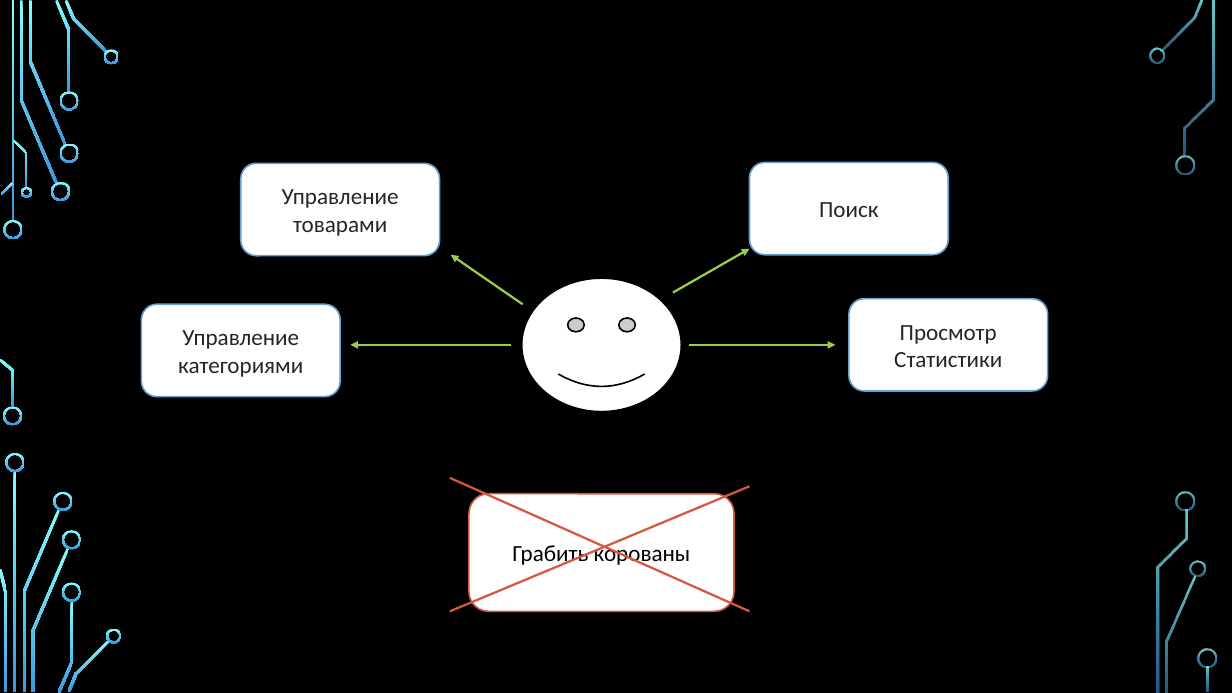
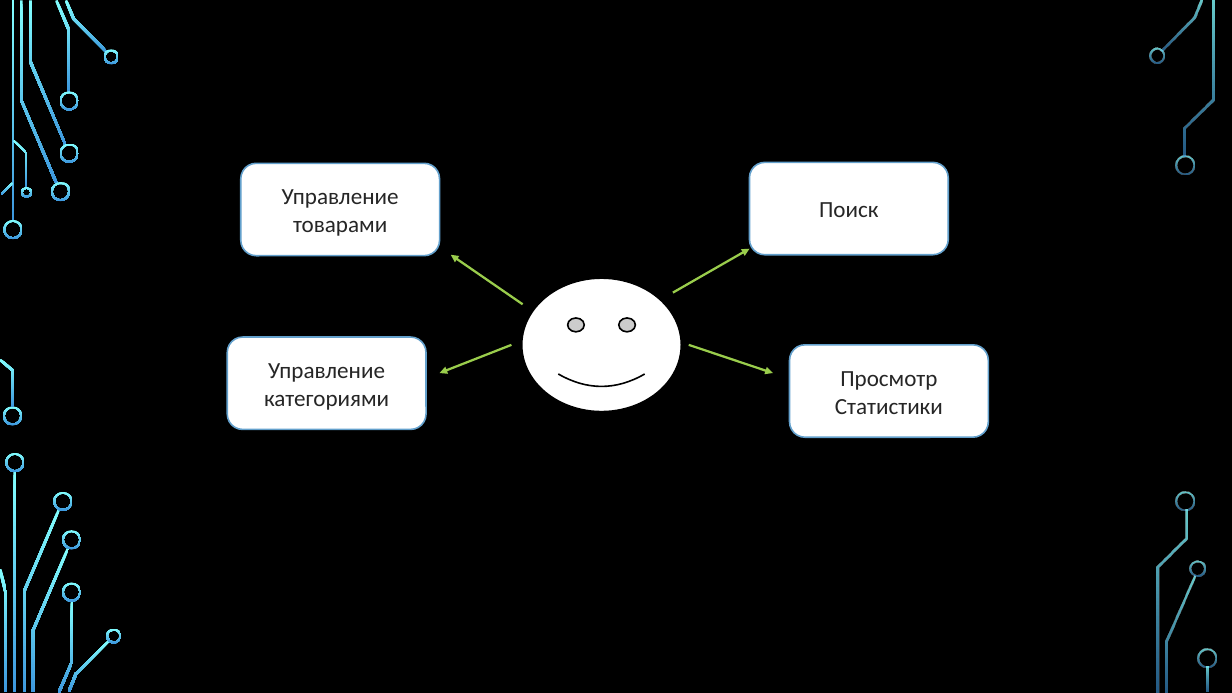
Before and after one commit to samgrim/GoodsBase, a slide deck: slide 2 of Goodsbase.pptx. Drawn at 1232x693 pixels with LibreOffice and Linux fonts; fonts in the diff are those of the drawing; background and template pictures are left out. Boxes give left, top, right and bottom in pixels: in the first picture for what was removed or moved away, otherwise in the second. Text is boxed around its words. In the diff, an @@ line names an element or a change of style, - is before the commit and + after.

Commit message:
add presentation

```diff
--- a/Goodsbase.pptx
+++ b/Goodsbase.pptx
@@ rounded rectangle "Управление категориями": place and size @@
-rounded rectangle "Управление категориями" at bbox=[141, 304, 340, 396]
+rounded rectangle "Управление категориями" at bbox=[227, 337, 426, 430]
@@ arrow moved from (512, 345) - (350, 345) to (512, 345) - (440, 373) @@
@@ arrow moved from (689, 345) - (836, 345) to (689, 345) - (773, 373) @@
@@ rounded rectangle "Просмотр Статистики": place and size @@
-rounded rectangle "Просмотр Статистики" at bbox=[849, 299, 1048, 391]
+rounded rectangle "Просмотр Статистики" at bbox=[790, 345, 989, 437]
@@ line removed from (450, 478) to (750, 612) @@
@@ line removed from (750, 486) to (450, 612) @@
@@ rounded rectangle removed at bbox=[470, 494, 735, 611] @@
-Грабить корованы
```
Also in this commit, not shown: 2 other slides changed, 16 slides added, 1 slide removed.
